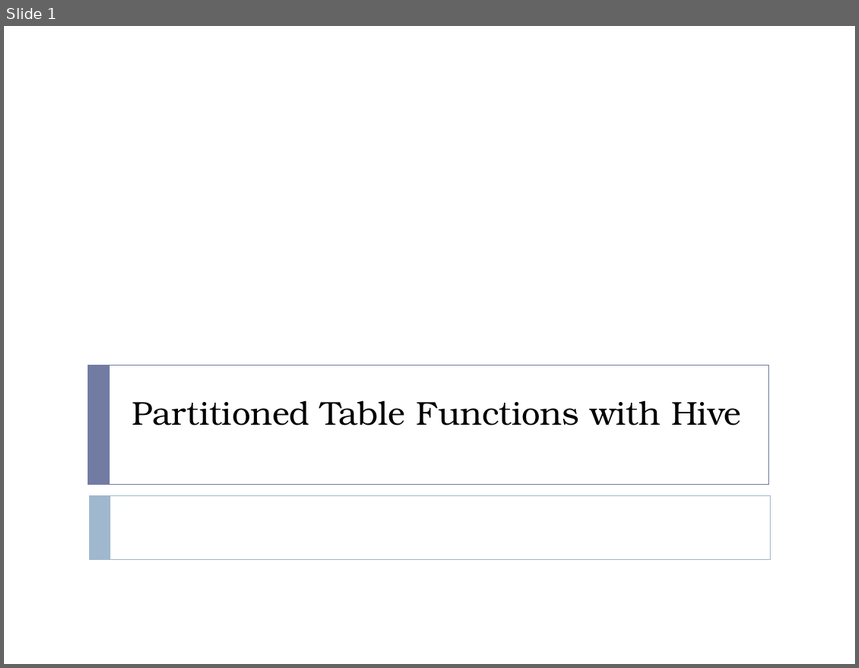
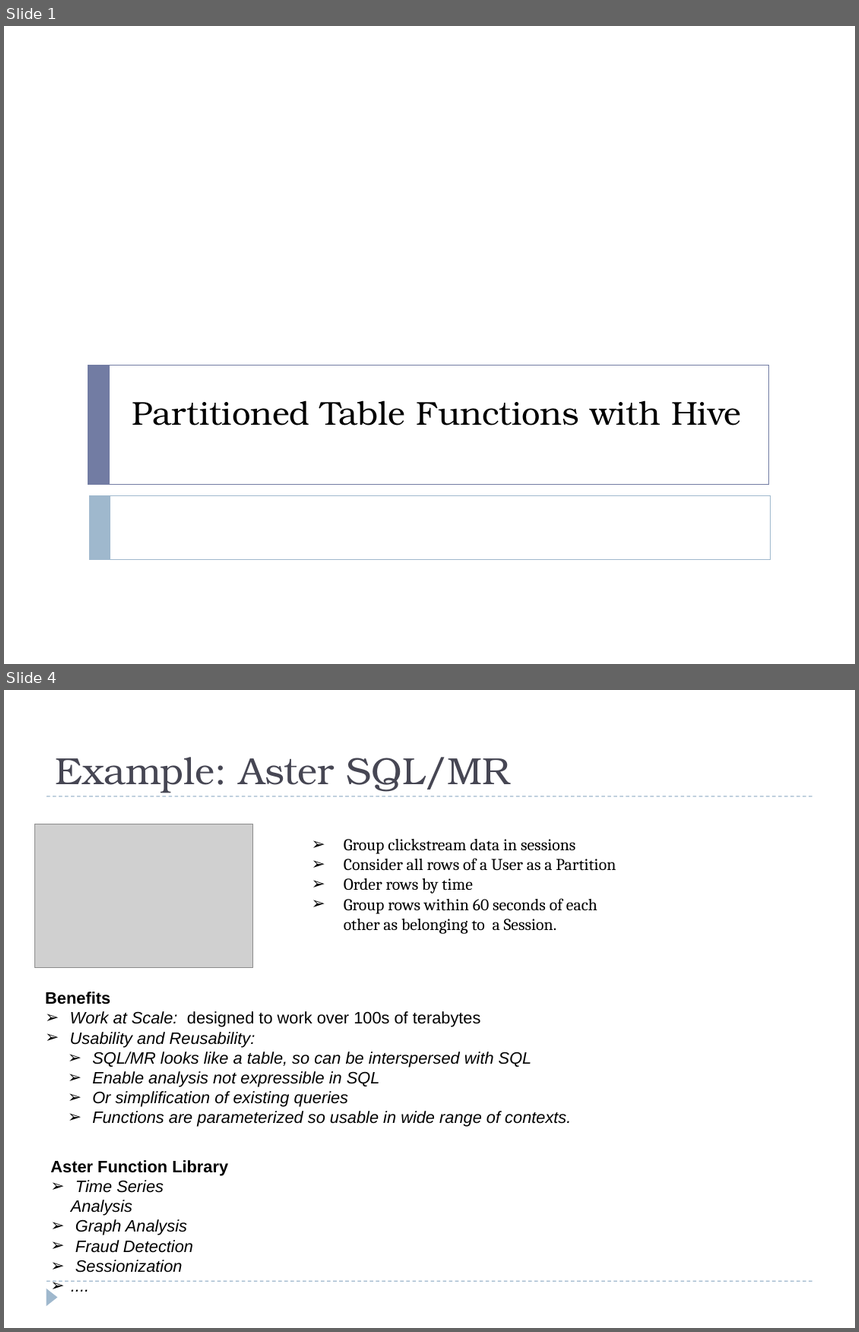
Before and after one commit to hbutani/SQLWindowing, a slide deck: docs/SQW.ppt. Shown one above the other, each under a label of ours: slide 1 before the commit, slides 1 and 4 after it; the slides between them are not shown. The pictures are 859x668 and 859x1332 pixels, drawn with LibreOffice and Linux fonts; fonts in the diff are those of the drawing; grey boxes stand for pictures. Boxes give left, top, right and bottom in pixels: in the first picture for what was removed or moved away, otherwise in the second. Text is boxed around its words. In the diff, an @@ line names an element or a change of style, - is before the commit and + after.

```diff
--- a/docs/SQW.ppt
+++ b/docs/SQW.ppt
@@ slide 4 added at (4, 690, 855, 1328), background #FFFFFF @@
@@ title added at (55, 757, 509, 793), 32 pt, text #464653 @@
+Example: Aster SQL/MR
@@ line added from (47, 796) to (813, 796), #9FB8CD 0.74 pt dashed @@
@@ picture added at (34, 825, 253, 968) @@
@@ text added at (344, 839, 616, 934), 14 pt, text #000000 @@
+➢ Group clickstream data in sessions
+➢ Consider all rows of a User as a Partition
+➢ Order rows by time
+➢ Group rows within 60 seconds of each other as belonging to a Session.
@@ text added at (45, 992, 571, 1127), 14 pt, text #000000, italic @@
+Benefits
+➢ Work at Scale: designed to work over 100s of terabytes
+➢ Usability and Reusability:
+  ➢ SQL/MR looks like a table, so can be interspersed with SQL
+  ➢ Enable analysis not expressible in SQL
+  ➢ Or simplification of existing queries
+  ➢ Functions are parameterized so usable in wide range of contexts.
@@ text added at (50, 1160, 228, 1273), 14 pt, text #000000, italic @@
+Aster Function Library
+➢ Time Series Analysis
+➢ Graph Analysis
+➢ Fraud Detection
+➢ Sessionization
+➢ ....
@@ line added from (47, 1281) to (813, 1281), #9FB8CD 0.74 pt dashed @@
@@ triangle added at (47, 1288, 58, 1306), fill #9FB8CD @@
```
Also in this commit, not shown: 5 slides changed, 12 other slides added.
